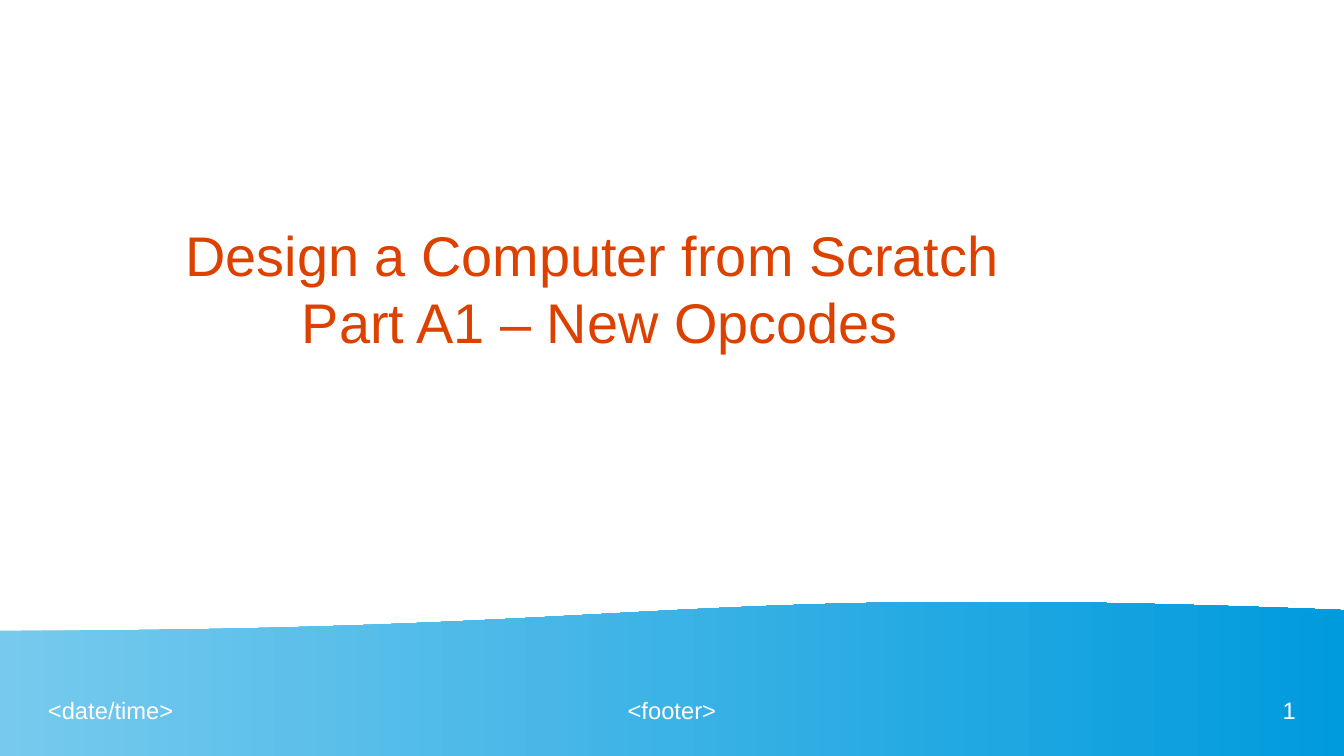
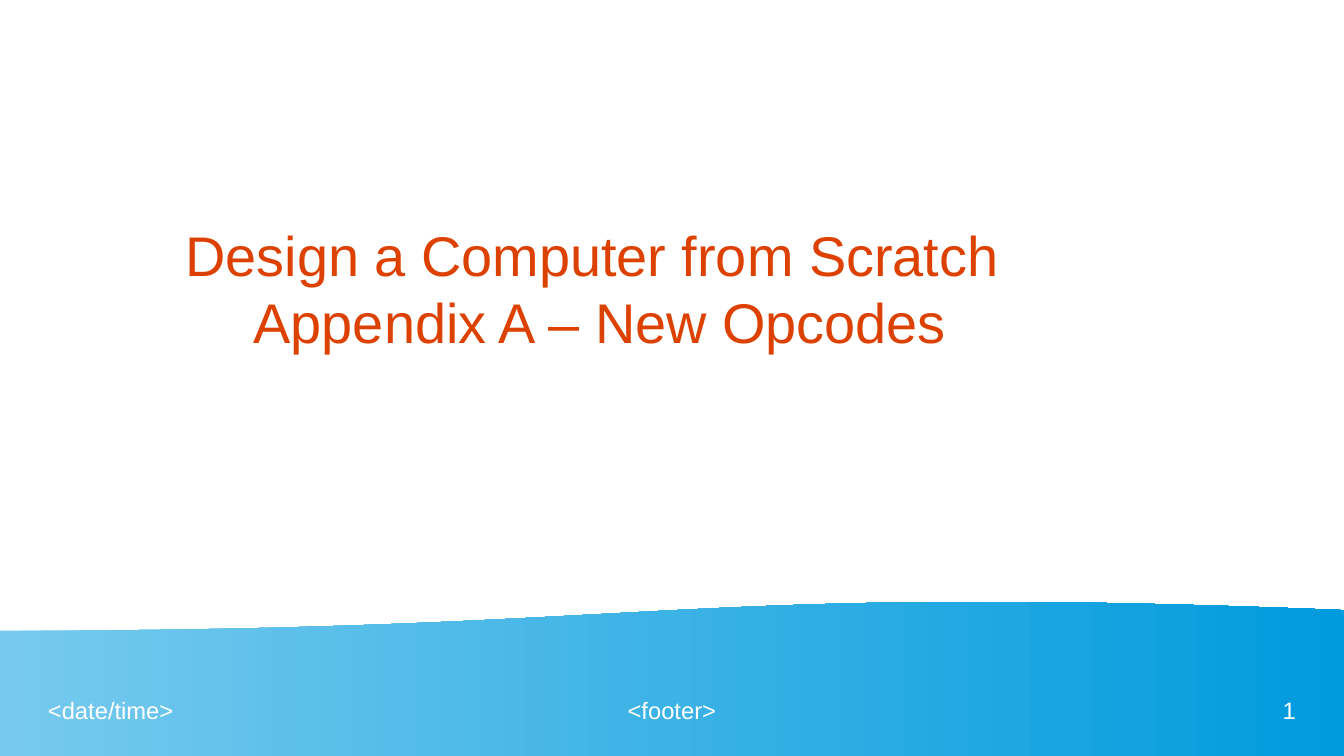
Before and after one commit to douggilliland/Design_A_CPU, a slide deck: slide 1 of Docs/DIY-FPGA-Computer-A1_New_Opcodes_Design.odp. Drawn at 1344x756 pixels with LibreOffice and Linux fonts; fonts in the diff are those of the drawing. Boxes give left, top, right and bottom in pixels: in the first picture for what was removed or moved away, otherwise in the second. Text is boxed around its words. In the diff, an @@ line names an element or a change of style, - is before the commit and + after.

```diff
--- a/Docs/DIY-FPGA-Computer-A1_New_Opcodes_Design.odp
+++ b/Docs/DIY-FPGA-Computer-A1_New_Opcodes_Design.odp
@@ title at (185, 235, 998, 353): text changed @@
-Design a Computer from Scratch
-Part A1 – New Opcodes
+Design a Computer from Scratch
+Appendix A – New Opcodes
```
Also in this commit, not shown: 3 other slides changed.
